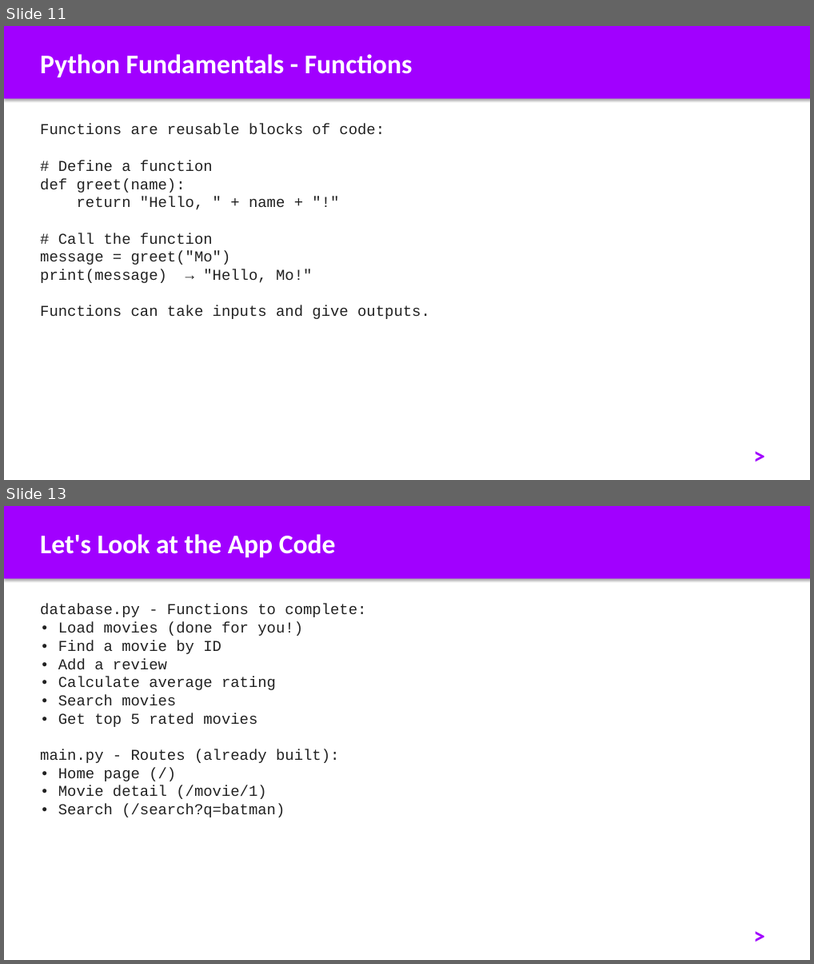
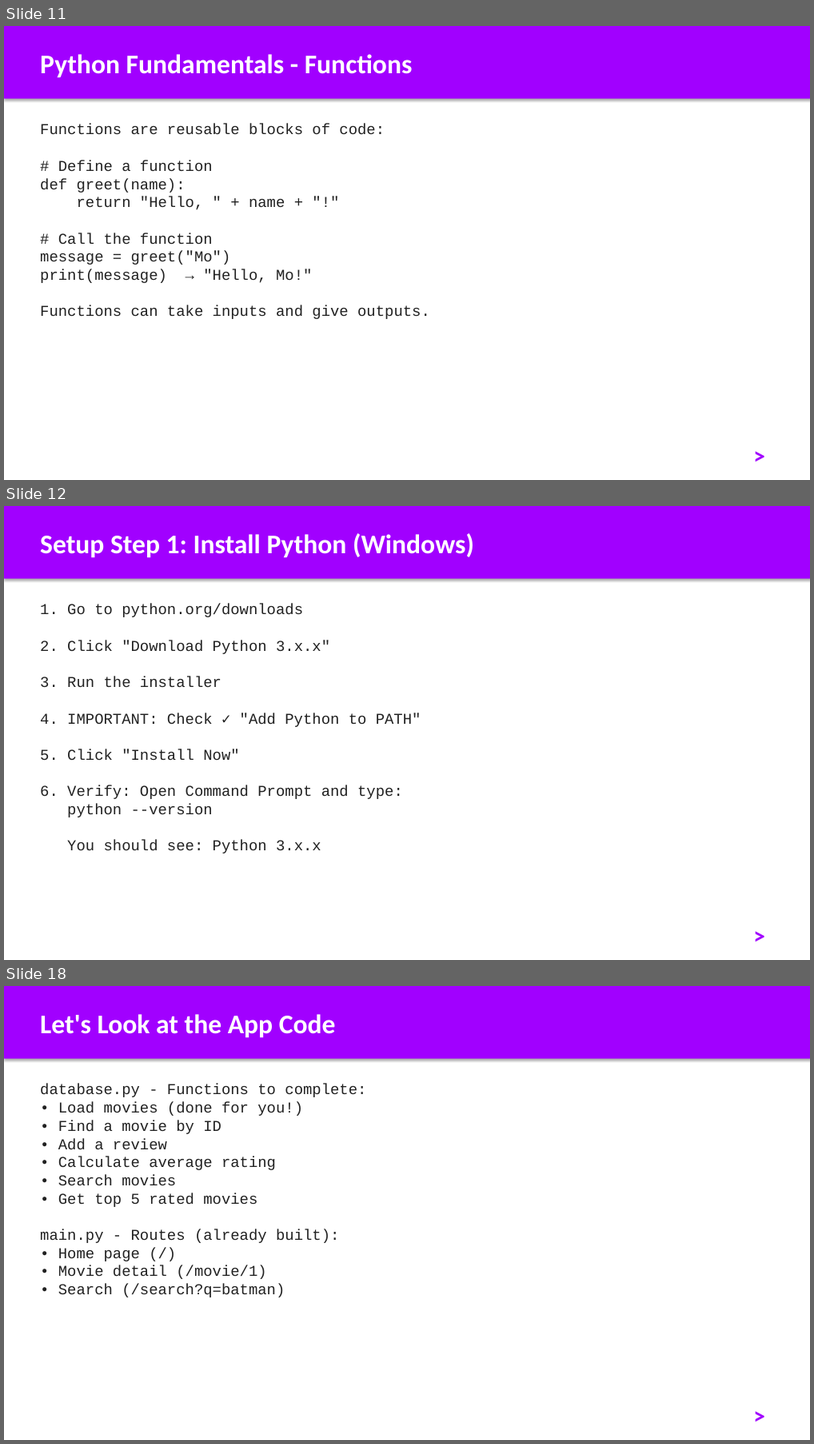
Before and after one commit to al-kaisi92/workshop, a slide deck: slides/workshop-slides.pptx. Shown one above the other, each under a label of ours: slides 11 and 13 before the commit, slides 11, 12 and 18 after it; the slides between them are not shown. The pictures are 814x964 and 814x1444 pixels, drawn with LibreOffice and Linux fonts; fonts in the diff are those of the drawing. Boxes give left, top, right and bottom in pixels: in the first picture for what was removed or moved away, otherwise in the second. Text is boxed around its words. In the diff, an @@ line names an element or a change of style, - is before the commit and + after.

```diff
--- a/slides/workshop-slides.pptx
+++ b/slides/workshop-slides.pptx
@@ slide 12 added at box(4, 506, 810, 960), background #FFFFFF @@
@@ rectangle added at box(4, 506, 810, 579), fill #A100FF @@
@@ text added at box(40, 533, 474, 558), 32 pt, text #FFFFFF, bold @@
+Setup Step 1: Install Python (Windows)
@@ text added at box(40, 604, 422, 853), 18 pt, text #212121 @@
+1. Go to python.org/downloads
+2. Click "Download Python 3.x.x"
+3. Run the installer
+4. IMPORTANT: Check ✓ "Add Python to PATH"
+5. Click "Install Now"
+6. Verify: Open Command Prompt and type:
+python --version
+You should see: Python 3.x.x
@@ text added at box(748, 917, 797, 948), 28 pt, text #A100FF, bold @@
+>
@@ what was slide 13 is now slide 18 @@
```
Also in this commit, not shown: 3 slides changed, 4 other slides added, 2 other files.
